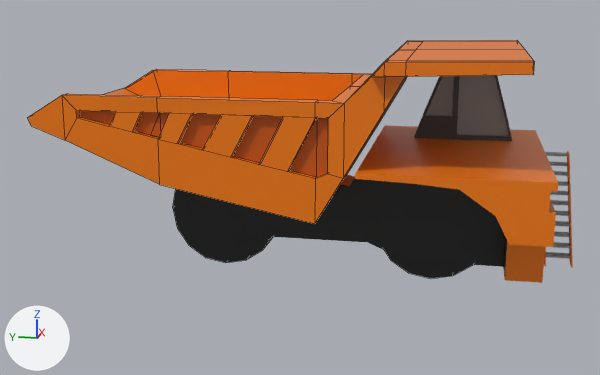
Two versions of the Blender file Construction Vehicles/Dump Truck/Dump Truck.blend, one commit apart.
Camera for both pictures: a 50 mm camera at (-11.4, -2.03, 4.23) aimed at (-0.12, 0.23, 1.4). Lighting does not change. The marker at lower left points along +X, +Y and +Z. Mesh edges are drawn as thin lines on the coarser meshes.

Objects in the first picture: 'Body', 'Dump', 'Tire (F)', 'Tire (R)'.
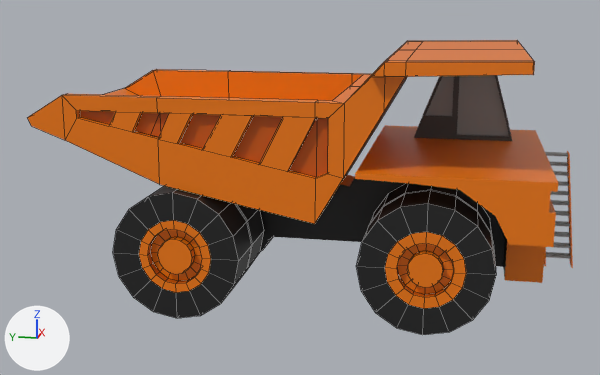
Boxes [x1, y1, x2, y2] around the edits, measured in the pictures (600 x 375 px):
'Tire (F)', reshaped
    before: [385, 251, 472, 279]
    after: [356, 183, 496, 335]
'Tire (R)', reshaped
    before: [173, 189, 273, 263]
    after: [113, 186, 273, 318]
part 1 of me_cylinder_003, added
    after: [356, 191, 496, 335]
part 2 of me_cylinder_003, added (black)
    after: [369, 183, 495, 256]
part 3 of me_cylinder_005, added
    after: [113, 186, 252, 318]
part 4 of me_cylinder_005, added (black)
    after: [163, 186, 264, 283]

What changed in the scene script:
```text
Change me_cylinder_003:
    used by ob_tire__f; location = (1.03, -1.64, 0.84)
    remove me_cylinder_003.from_pydata(...)  # 144 vertices, 116 faces; spans x -0.67..0.68, y -0.84..0.84, z -0.84..0.84
    add me_cylinder_003.from_pydata(...)  # 288 vertices, 232 faces; spans x -2.74..0.68, y -0.84..0.84, z -0.84..0.84
    me_cylinder_003 part 1: the loose piece of 112 vertices spanning x 0.04..0.68, y -0.84..0.84, z -0.84..0.84 is copied, and the copy is mirrored in x about its middle, then moved by (-2.77, 0.0, 0.0); it spans x -2.74..-2.09, y -0.84..0.84, z -0.84..0.84
    me_cylinder_003 part 2: a new loose piece, a 16-sided cylinder along x spanning x -2.03..-1.38, y -0.84..0.84, z -0.84..0.84, in mat_material (picture img_imphenziapalette01_png)
Change me_cylinder_005:
    used by ob_tire__r; location = (1.12, 1.51, 0.84)
    remove me_cylinder_005.from_pydata(...)  # 144 vertices, 116 faces; spans x -0.67..0.69, y -0.84..0.84, z -0.84..0.84
    add me_cylinder_005.from_pydata(...)  # 288 vertices, 232 faces; spans x -2.93..0.69, y -0.84..0.84, z -0.84..0.84
    me_cylinder_005 part 3: the loose piece of 112 vertices spanning x 0.04..0.69, y -0.84..0.84, z -0.84..0.84 is copied, and the copy is mirrored in x about its middle, then moved by (-2.96, 0.0, 0.0); it spans x -2.93..-2.28, y -0.84..0.84, z -0.84..0.84
    me_cylinder_005 part 4: a new loose piece, a 16-sided cylinder along x spanning x -2.22..-1.57, y -0.84..0.84, z -0.84..0.84, in mat_material (picture img_imphenziapalette01_png)
```
